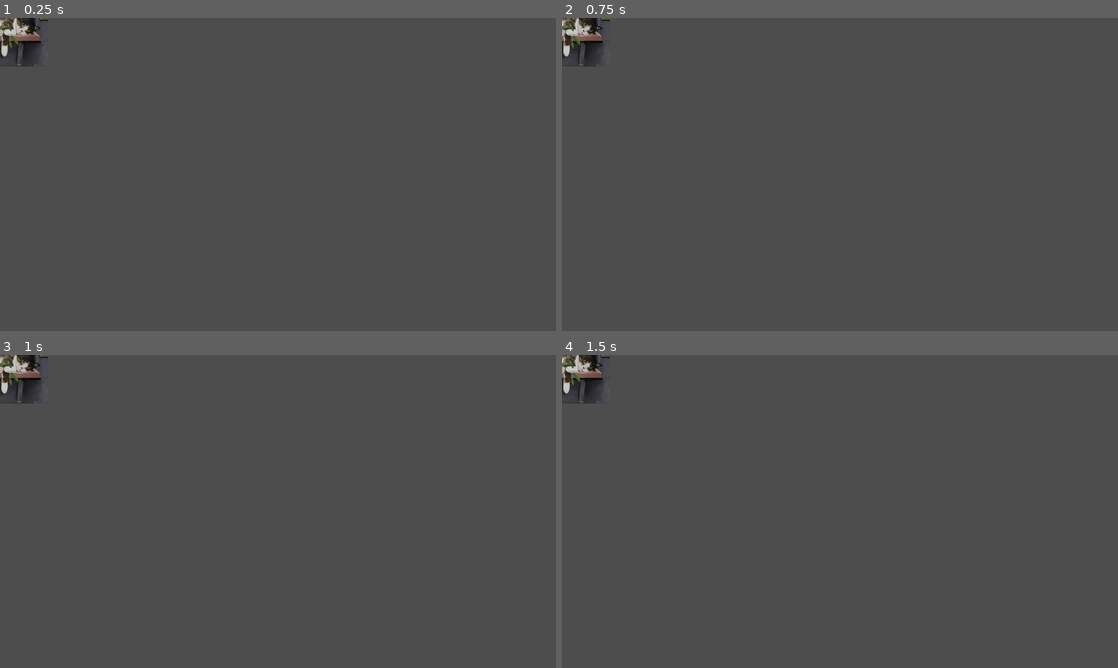
Above: before the commit, frames 1-4 (two rows, left to right).
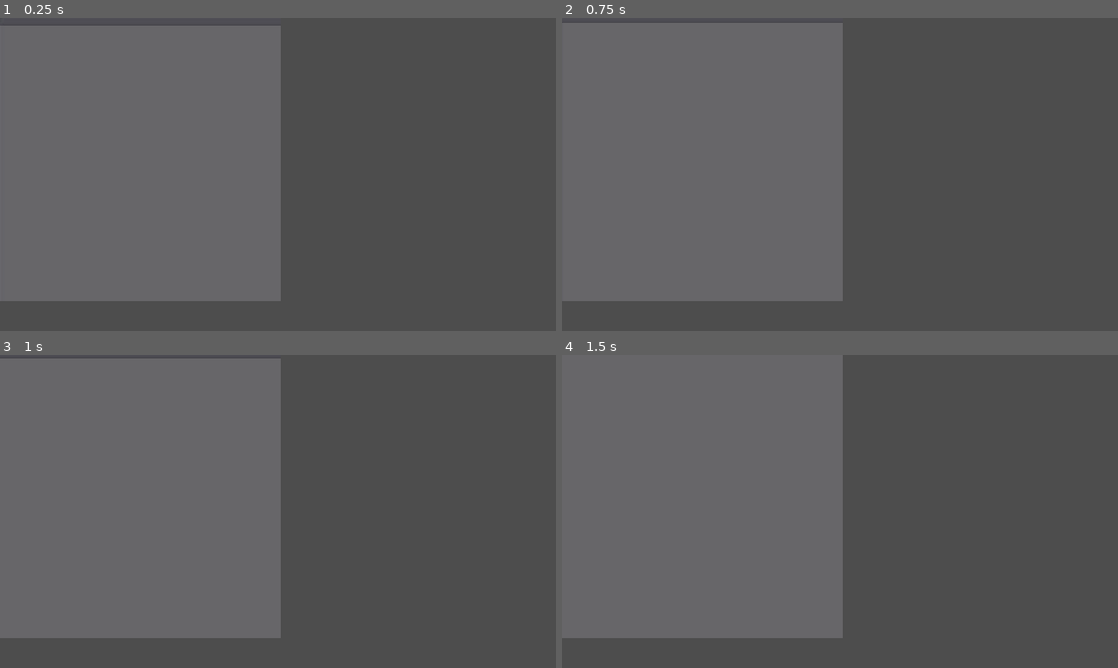
Above: after the commit, the same moments.

Repository: Seblis/Weaponized
Game: Godot game, scene res://levels/background/parallax_background.tscn
Two runs of this game, one before a commit and one after it. Both use one fixed random seed, a clock stepped at 60 frames per second and the inputs below. The project has no main scene, so this scene is started directly.
Inputs (mouse positions are in pixels of both pictures, inside the frame that each line leads up to):
- Up to frame 1 (0.25 s): no input
- Up to frame 2 (0.75 s): tap Enter at 0.5 s; move the mouse to (962, 158) at 0.52 s; hold D (move_right) from 0.53 s (still down); hold Space (fire) from 0.53 s (still down)
- Up to frame 3 (1 s): keep holding D (move_right); keep holding Space (fire)
- Up to frame 4 (1.5 s): move the mouse to (728, 527) at 1.27 s; release D (move_right) at 1.28 s; release Space (fire) at 1.28 s; hold S (move_down) from 1.28 s (still down); tap Space (fire) at 1.35 s

The runs differ from the first frame. In frame 1, 45% of the frame differs, in the area x 0-51%, y 0-91%; in frame 2, 45%; in frame 3, 45%; in frame 4, 46%.

Commit message:
Created sprite movement
added sprite movement

Diff:
--- a/levels/background/parallax_background.gd
+++ b/levels/background/parallax_background.gd
@@ -10,5 +10,5 @@
 
 func _physics_process(delta: float) -> void:
 	sprite.region_rect.position += delta * Vector2(slide_speed,slide_speed)
-	if sprite.region_rect.position >= Vector2(1200,1200):
+	if sprite.region_rect.position >= Vector2(330,336):
 		sprite.region_rect.position = Vector2.ZERO
--- a/levels/background/parallax_background.tscn
+++ b/levels/background/parallax_background.tscn
@@ -7,6 +7,9 @@
 script = ExtResource("1_kiemq")
 
 [node name="ParallaxLayer" type="ParallaxLayer" parent="."]
+motion_mirroring = Vector2(330, 336)
 
 [node name="Sprite2D" type="Sprite2D" parent="ParallaxLayer"]
 texture = ExtResource("2_xm7y1")
+region_enabled = true
+region_rect = Rect2(0, 0, 1280, 1280)
